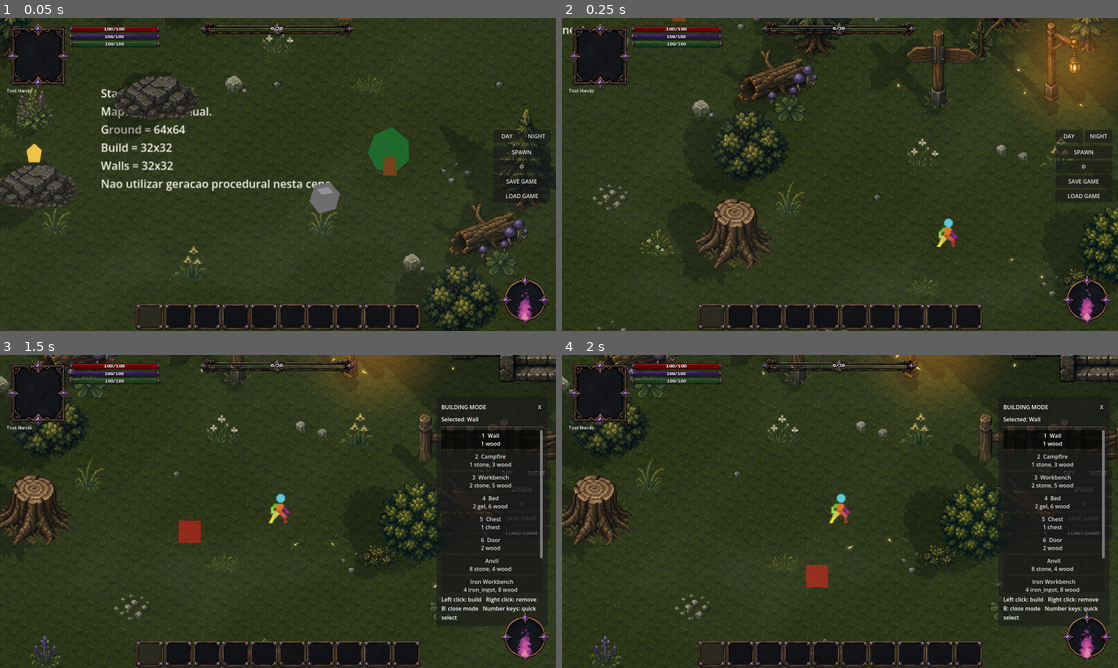
Above: before the commit, frames 1-4 (two rows, left to right).
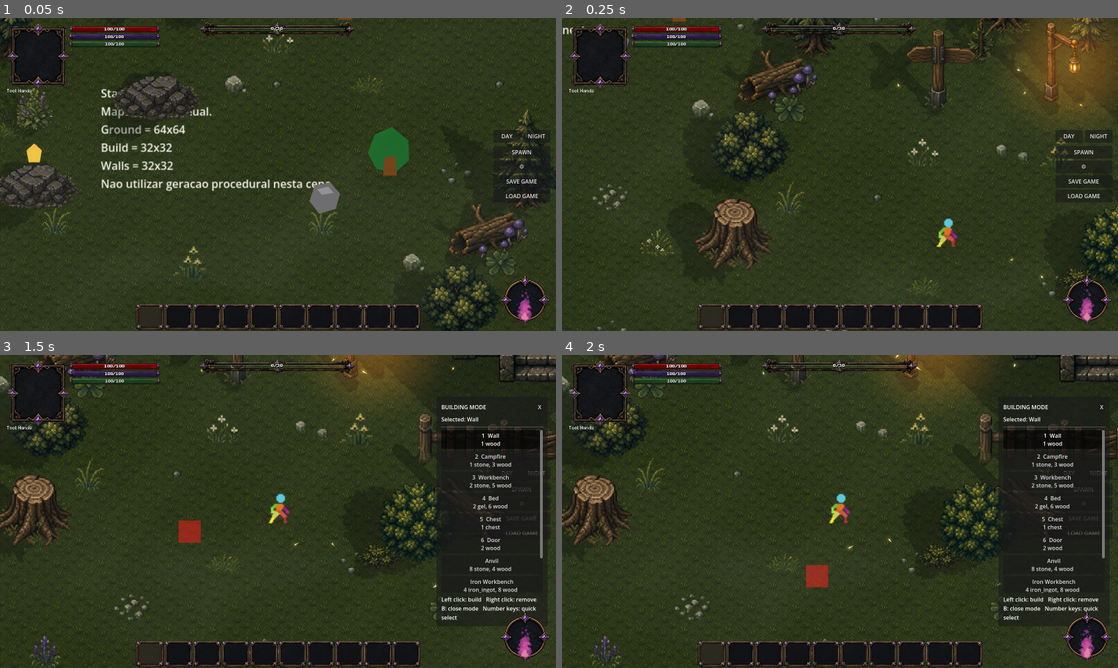
Above: after the commit, the same moments.

Repository: ramonsamagaio/Oathwake-Main
Game: Godot game, scene res://scenes/game/Game.tscn
Two runs of this game, one before a commit and one after it. Both use one fixed random seed, a clock stepped at 60 frames per second and the inputs below. This scene is started directly instead of the project's main scene.
Inputs (mouse positions are in pixels of both pictures, inside the frame that each line leads up to):
- Up to frame 1 (0.05 s): no input
- Up to frame 2 (0.25 s): no input
- Up to frame 3 (1.5 s): tap Enter at 0.5 s; move the mouse to (400, 495) at 0.52 s; hold D 0.53-1.25 s; tap B at 0.6 s; click (400, 495) at 0.67 s; tap Space at 0.77 s; drag from (166, 527) to (250, 574) at 1.27 s
- Up to frame 4 (2 s): no input

The runs differ from the first frame. In frame 1, 0.3% of the frame differs, in the area x 0-99%, y 0-100%; in frame 2, 0.4%, in the area x 26-100%, y 0-86%; in frame 3, 0.2%; in frame 4, 0.2%.

Commit message:
Project monster shadows from the active animated visual

Diff:
--- a/scripts/effects/ContentGlowRuntime.gd
+++ b/scripts/effects/ContentGlowRuntime.gd
@@ -1,7 +1,7 @@
 extends RefCounted
 
 const GlowOverlayScene: PackedScene = preload("res://scenes/effects/GlowOverlay.tscn")
-const DirectionalShadowRuntime := preload("res://scripts/effects/DirectionalShadowRuntime.gd")
+const DirectionalShadowRuntimeScript := preload("res://scripts/effects/DirectionalShadowRuntime.gd")
 
 
 static func apply_content_effects(target: Node2D, record: Dictionary, default_glow_z := 24) -> void:
@@ -59,9 +59,10 @@
 	var resolved_config := config.duplicate(true)
 	if not resolved_config.has("enabled"):
 		resolved_config["enabled"] = false
-	var visual_size := DirectionalShadowRuntime.estimate_target_visual_size(target)
-	var foot_offset := DirectionalShadowRuntime.estimate_target_foot_offset(target)
-	return DirectionalShadowRuntime.apply_to_target(target, resolved_config, visual_size, foot_offset)
+	var active_source := DirectionalShadowRuntimeScript.find_active_visual_source(target)
+	var visual_size := DirectionalShadowRuntimeScript.estimate_target_visual_size(target)
+	var foot_offset := DirectionalShadowRuntimeScript.estimate_target_foot_offset(target)
+	return DirectionalShadowRuntimeScript.apply_to_target(target, resolved_config, visual_size, foot_offset, active_source)
 
 
 static func _visual_mode_to_int(mode_name: String) -> int:
